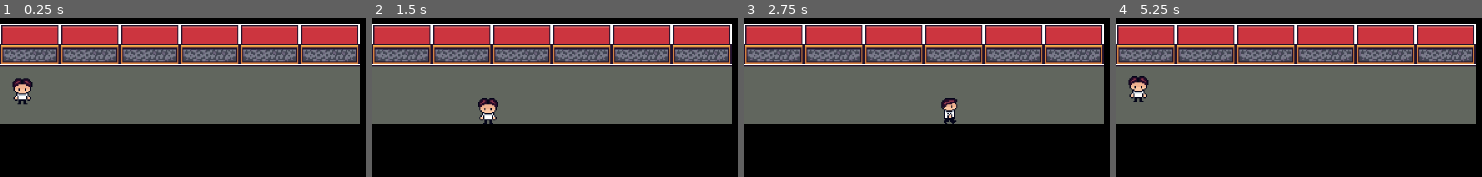
Above: before the commit, frames 1-4 (left to right).
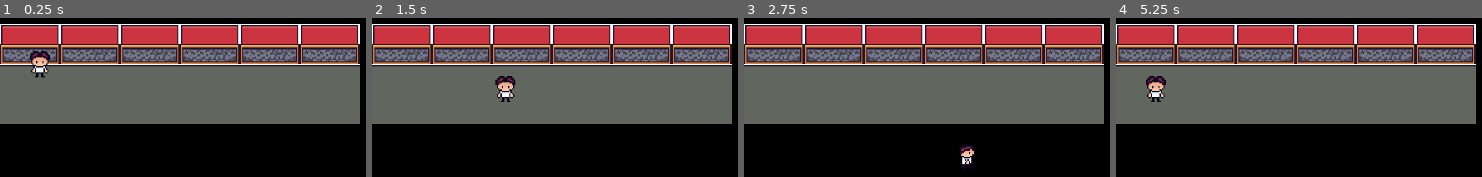
Above: after the commit, the same moments.

Repository: 260011653/HatsuneMikuFanClub
Game: Godot game, scene res://Scenes/level1.tscn
Same seed, same stepped clock (60 frames per second), same inputs: the game is played once before the commit and once after it. This scene is started directly instead of the project's main scene.
Inputs (mouse positions are in pixels of both pictures, inside the frame that each line leads up to):
- Up to frame 1 (0.25 s): no input
- Up to frame 2 (1.5 s): tap Enter at 0.5 s; move the mouse to (outside the picture) at 0.52 s; hold Right (ui_right) 0.53-1.28 s; click (outside the picture) at 0.67 s; move the mouse to (outside the picture) at 1.27 s; hold Down (ui_down) from 1.28 s (still down)
- Up to frame 3 (2.75 s): move the mouse to (outside the picture) at 2.02 s; release Down (ui_down) at 2.03 s; hold Right (ui_right) from 2.03 s (still down)
- Up to frame 4 (5.25 s): move the mouse to (outside the picture) at 2.77 s; release Right (ui_right) at 2.78 s; hold Up (ui_up) 2.78-3.53 s; click (outside the picture) at 2.92 s; move the mouse to (outside the picture) at 3.52 s; hold Left (ui_left) 3.53-5.03 s; move the mouse to (1277, 161) at 4.27 s; move the mouse to (outside the picture) at 5.02 s; hold Down (ui_down) from 5.03 s (still down); click (outside the picture) at 5.17 s

The runs differ from the first frame. In frame 1, 1.4% of the frame differs, in the area x 3-14%, y 20-55%; in frame 2, 1.4%; in frame 3, 1.0%; in frame 4, 1.3%.

Commit message:
serialised data instead of weird text gd thing

Diff:
--- a/Scenes/level1.tscn
+++ b/Scenes/level1.tscn
@@ -395,7 +395,7 @@
 format = 2
 layer_0/name = "ground"
 layer_0/y_sort_enabled = true
-layer_0/tile_data = PackedInt32Array(196608, 131072, 3, 1966 …(925 unchanged characters)… 6, 3, 327696, 65536, 3, 327697, 65536, 3, 262143, 851968, 4, 327679, 851968, 4, 393215, 851968, 4, 458751, 851968, 4, 393216, 851968, 4, 393217, 851968, 4, 393218, 851968, 4, 393219, 851968, 4, 393220, 851968, 4, 393221, 851968, 4, 393222, 851968, 4, 393223, 851968, 4, 393224, 851968, 4, 393225, 851968, 4, 393226, 851968, 4, 393227, 851968, 4, 393228, 851968, 4, 393229, 851968, 4, 393230, 851968, 4, 393231, 851968, 4, 393232, 851968, 4, 393233, 851968, 4, 393234, 851968, 4, 327698, 851968, 4, 262162, 851968, 4, 196626, 851968, 4, 131090, 851968, 4)
+layer_0/tile_data = PackedInt32Array(196608, 131072, 3, 1966 …(925 unchanged characters)… 6, 3, 327696, 65536, 3, 327697, 65536, 3)
 layer_1/name = "interactables"
 layer_1/tile_data = PackedInt32Array(65543, 327680, 0, 131079, 327680, 1, 65549, 458752, 0, 131085, 458752, 1, 65550, 524288, 0, 131086, 524288, 1)
 layer_2/name = "ysort"
@@ -403,7 +403,7 @@
 layer_2/tile_data = PackedInt32Array(65536, 131072, 0, 131072, 131072, 1, 65537, 196608, 0, 131073, 196608, 1, 65538, 2 …(583 unchanged characters)…
 
 [node name="playercharacter" parent="." instance=ExtResource("3_fyl13")]
-position = Vector2(18, 70)
+position = Vector2(32, 48)
 
 [node name="NavigationRegion2D" type="NavigationRegion2D" parent="."]
 navigation_polygon = SubResource("NavigationPolygon_flqrg")
--- a/Scripts/global_util.gd
+++ b/Scripts/global_util.gd
@@ -1,6 +1,6 @@
 extends Node
 
-func write_mesh(meshArr,savename):
+func write_mesh(meshArr,savename) -> void:
 
 	var file = FileAccess.open("res://Scripts/meshes.gd", FileAccess.READ_WRITE)
 	file.seek_end(-2)
@@ -50,4 +50,52 @@
 	dat+="}\n}"
 
 	file.store_string(dat)
-	file.close()
+
+const MESH_SAVE_PATH: String = "res://Scripts/meshes.bin" #CHANGE TO USER:// WHEN EXPORTING
+
+#!
+#!
+#!
+
+const MESH_SAVE_PASS: String = "password"
+var mesh_dat = {} #GLOBAL RUNTIME INSTANCE OF MESH DICT
+
+func write_mesh_json(meshArr,savename) -> void:
+
+	var file = FileAccess.open(MESH_SAVE_PATH, FileAccess.WRITE)
+
+	var shelf = {}
+	var adj = {}
+
+	for coordinate in meshArr:
+		adj[coordinate] = []
+		shelf[coordinate] = 1
+
+	for coordinate in meshArr:
+		var newcoordinate = coordinate
+		newcoordinate[0] += 1
+		if shelf.has(newcoordinate):
+			adj[coordinate].append(newcoordinate)
+		newcoordinate[0] -= 2
+		if shelf.has(newcoordinate):
+			adj[coordinate].append(newcoordinate)
+		newcoordinate[0] += 1
+		newcoordinate[1] += 1
+		if shelf.has(newcoordinate):
+			adj[coordinate].append(newcoordinate)
+		newcoordinate[1] -= 1
+		if shelf.has(newcoordinate):
+			adj[coordinate].append([newcoordinate[0], newcoordinate[1]])
+
+	mesh_dat[savename] = adj
+	file.store_var(mesh_dat)
+
+func load_mesh(levelname) -> Dictionary:
+	var file = FileAccess.open(MESH_SAVE_PATH, FileAccess.READ)
+	if not file:
+		return {}
+	if file == null:
+		return {}
+	if FileAccess.file_exists(MESH_SAVE_PATH) == true:
+		return file.get_var()
+	return {}
--- a/Scripts/meshes.gd
+++ b/Scripts/meshes.gd
@@ -2,85 +2,4 @@
 
 var levelmeshes = {
 
-'level1' : {[0,3] : [[1,3],[-1,3],[0,4],[0,3]],
-[1,3] : [[2,3],[0,3],[1,4],[1,3]],
-[2,3] : [[3,3],[1,3],[2,4],[2,3]],
-[3,3] : [[4,3],[2,3],[3,4],[3,3]],
-[4,3] : [[5,3],[3,3],[4,4],[4,3]],
-[5,3] : [[6,3],[4,3],[5,4],[5,3]],
-[6,3] : [[7,3],[5,3],[6,4],[6,3]],
-[7,3] : [[8,3],[6,3],[7,4],[7,3]],
-[8,3] : [[9,3],[7,3],[8,4],[8,3]],
-[9,3] : [[10,3],[8,3],[9,4],[9,3]],
-[10,3] : [[11,3],[9,3],[10,4],[10,3]],
-[11,3] : [[12,3],[10,3],[11,4],[11,3]],
-[12,3] : [[13,3],[11,3],[12,4],[12,3]],
-[13,3] : [[14,3],[12,3],[13,4],[13,3]],
-[14,3] : [[15,3],[13,3],[14,4],[14,3]],
-[15,3] : [[16,3],[14,3],[15,4],[15,3]],
-[16,3] : [[17,3],[15,3],[16,4],[16,3]],
-[17,3] : [[18,3],[16,3],[17,4],[17,3]],
-[0,4] : [[1,4],[-1,4],[0,5],[0,4]],
-[1,4] : [[2,4],[0,4],[1,5],[1,4]],
-[2,4] : [[3,4],[1,4],[2,5],[2,4]],
-[3,4] : [[4,4],[2,4],[3,5],[3,4]],
-[4,4] : [[5,4],[3,4],[4,5],[4,4]],
-[5,4] : [[6,4],[4,4],[5,5],[5,4]],
-[6,4] : [[7,4],[5,4],[6,5],[6,4]],
-[7,4] : [[8,4],[6,4],[7,5],[7,4]],
-[8,4] : [[9,4],[7,4],[8,5],[8,4]],
-[9,4] : [[10,4],[8,4],[9,5],[9,4]],
-[10,4] : [[11,4],[9,4],[10,5],[10,4]],
-[11,4] : [[12,4],[10,4],[11,5],[11,4]],
-[12,4] : [[13,4],[11,4],[12,5],[12,4]],
-[13,4] : [[14,4],[12,4],[13,5],[13,4]],
-[14,4] : [[15,4],[13,4],[14,5],[14,4]],
-[15,4] : [[16,4],[14,4],[15,5],[15,4]],
-[16,4] : [[17,4],[15,4],[16,5],[16,4]],
-[17,4] : [[18,4],[16,4],[17,5],[17,4]],
-[0,5] : [[1,5],[-1,5],[0,6],[0,5]],
-[1,5] : [[2,5],[0,5],[1,6],[1,5]],
-[2,5] : [[3,5],[1,5],[2,6],[2,5]],
-[3,5] : [[4,5],[2,5],[3,6],[3,5]],
-[4,5] : [[5,5],[3,5],[4,6],[4,5]],
-[5,5] : [[6,5],[4,5],[5,6],[5,5]],
-[6,5] : [[7,5],[5,5],[6,6],[6,5]],
-[7,5] : [[8,5],[6,5],[7,6],[7,5]],
-[8,5] : [[9,5],[7,5],[8,6],[8,5]],
-[9,5] : [[10,5],[8,5],[9,6],[9,5]],
-[10,5] : [[11,5],[9,5],[10,6],[10,5]],
-[11,5] : [[12,5],[10,5],[11,6],[11,5]],
-[12,5] : [[13,5],[11,5],[12,6],[12,5]],
-[13,5] : [[14,5],[12,5],[13,6],[13,5]],
-[14,5] : [[15,5],[13,5],[14,6],[14,5]],
-[15,5] : [[16,5],[14,5],[15,6],[15,5]],
-[16,5] : [[17,5],[15,5],[16,6],[16,5]],
-[17,5] : [[18,5],[16,5],[17,6],[17,5]],
-[-1,3] : [[0,3],[-1,4],[-1,3]],
-[-1,4] : [[0,4],[-1,5],[-1,4]],
-[-1,5] : [[0,5],[-1,6],[-1,5]],
-[-1,6] : [[0,6],[-1,6]],
-[0,6] : [[1,6],[-1,6],[0,6]],
-[1,6] : [[2,6],[0,6],[1,6]],
-[2,6] : [[3,6],[1,6],[2,6]],
-[3,6] : [[4,6],[2,6],[3,6]],
-[4,6] : [[5,6],[3,6],[4,6]],
-[5,6] : [[6,6],[4,6],[5,6]],
-[6,6] : [[7,6],[5,6],[6,6]],
-[7,6] : [[8,6],[6,6],[7,6]],
-[8,6] : [[9,6],[7,6],[8,6]],
-[9,6] : [[10,6],[8,6],[9,6]],
-[10,6] : [[11,6],[9,6],[10,6]],
-[11,6] : [[12,6],[10,6],[11,6]],
-[12,6] : [[13,6],[11,6],[12,6]],
-[13,6] : [[14,6],[12,6],[13,6]],
-[14,6] : [[15,6],[13,6],[14,6]],
-[15,6] : [[16,6],[14,6],[15,6]],
-[16,6] : [[17,6],[15,6],[16,6]],
-[17,6] : [[18,6],[16,6],[17,6]],
-[18,6] : [[17,6],[18,6]],
-[18,5] : [[17,5],[18,6],[18,5]],
-[18,4] : [[17,4],[18,5],[18,4]],
-[18,3] : [[17,3],[18,4],[18,3]],
-[18,2] : [[18,3],[18,2]],}
 }
--- a/Scripts/sceneloader.gd
+++ b/Scripts/sceneloader.gd
@@ -3,4 +3,7 @@
 @onready var tile_map: TileMap = $"../TileMap"
 # Called when the node enters the scene tree for the first time.
 func _ready():
-	GlobalUtil.write_mesh(tile_map.get_used_cells(0),get_tree().current_scene.name)
+	GlobalUtil.write_mesh_json(tile_map.get_used_cells(0),get_tree().current_scene.name)
+
+	#var bruh = GlobalUtil.load_mesh(get_tree().current_scene.name)
+	#print(bruh)
Binary file added: Scripts/meshes.bin
